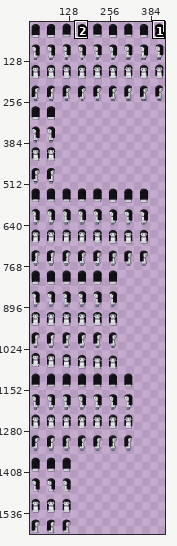
File history of a pixel-art file, hollow-acre/2d/tools/px/ase/ruth.ase. Above, an overview of the earlier version with the close-up marked.
Close-up. Before:
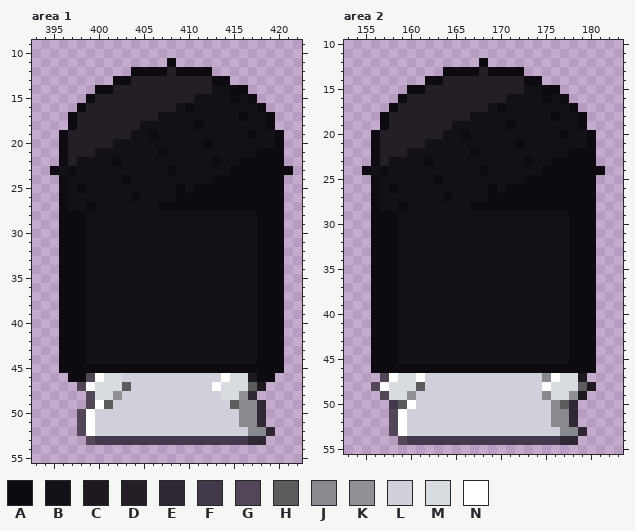
432x1600 pixels, 1 frame. Colours within 5 levels of each other are drawn and written as one. Shown: area 1: x 393..422, y 9..55; area 2: x 153..183, y 10..55. The wide view leaves out empty margins. The commit also changed other parts of the picture, which this record leaves out.
Palette (. is transparent): A #0d0b10  B #141018  C #1d191f  D #241f27  E #2d2832  F #423a4a  G #514756  H #5b5c5e  J #898990  K #8f9194  L #d0d0da  M #d8dce0  N #ffffff
Pixels before, area 1, first column x 395:
11 .............A.............
12 .........AAAADAAAA.........
13 .......AADDDDDDDDDAA.......
14 .....AADDDDDDDDDDDBBAA.....
15 ....ADDDDDDDDDDDBBBBABA....
16 ...ADDDDDDDDDDBABBBBBBBA...
17 ..ADDDDDDDDDBBBBBBBBBABBA..
18 ..ADDDDDDDBBBBBBABBBBBBBA..
19 .ADDDDDDDBBABBBBBBBBBBABBA.
20 .ADDDDDBBBBBBBBBBABBBBBBBA.
21 .ADDDBBBBBBBABBBBBBBBBBAAA.
22 .ADBBBBABBBBBBBBBBABBAAAAA.
23 ABABBBBBBBBBBABBBBBBAAAAAAA
24 .ABBBBBBABBBBBBBBBAAAAAAAA.
25 .ABABBBBBBBBBBABAAAAAAAAAA.
26 .ABBBBBBBABBBBAAAAAAAAAAAA.
27 .ABBABBBBBBBAAAAAAAAAAAAAA.
28 .AAABBBBBBBBBBBBBBBBBBBAAA.
29 .AAABBBBBBBBBBBBBBBBBBBAAA.
30 .AAABBBBBBBBBBBBBBBBBBBAAA.
31 .AAABBBBBBBBBBBBBBBBBBBAAA.
32 .AAABBBBBBBBBBBBBBBBBBBAAA.
33 .AAABBBBBBBBBBBBBBBBBBBAAA.
34 .AAABBBBBBBBBBBBBBBBBBBAAA.
35 .AAABBBBBBBBBBBBBBBBBBBAAA.
36 .AAABBBBBBBBBBBBBBBBBBBAAA.
37 .AAABBBBBBBBBBBBBBBBBBBAAA.
38 .AAABBBBBBBBBBBBBBBBBBBAAA.
39 .AAABBBBBBBBBBBBBBBBBBBAAA.
40 .AAABBBBBBBBBBBBBBBBBBBAAA.
41 .AAABBBBBBBBBBBBBBBBBBBAAA.
42 .AAABBBBBBBBBBBBBBBBBBBAAA.
43 .AAABBBBBBBBBBBBBBBBBBBAAA.
44 .AAABBBBBBBBBBBBBBBBBBBAAA.
45 .AAAAAAAAAAAAAAAAAAAAAAAAA.
46 ..AAGNMMLLLLLLLLLLLNMMCAA..
47 ...GNMMMHLLLLLLLLLNMMMHC...
48 ....GMMKLLLLLLLLLLLMMKE....
49 ....GNHLLLLLLLLLLLLLHJJE...
50 ...GNLLLLLLLLLLLLLLLLJJE...
51 ...GNLLLLLLLLLLLLLLLLJJE...
52 ...GNLLLLLLLLLLLLLLLLLJJE..
53 ....GFFFFFFFFFFFFFFFFFEE...
Pixels before, area 2, first column x 155:
12 .............A.............
13 .........AAAADAAAA.........
14 .......AADDDDDDDDDAA.......
15 .....AADDDDDDDDDDDBBAA.....
16 ....ADDDDDDDDDDDBBBBABA....
17 ...ADDDDDDDDDDBABBBBBBBA...
18 ..ADDDDDDDDDBBBBBBBBBABBA..
19 ..ADDDDDDDBBBBBBABBBBBBBA..
20 .ADDDDDDDBBABBBBBBBBBBABBA.
21 .ADDDDDBBBBBBBBBBABBBBBBBA.
22 .ADDDBBBBBBBABBBBBBBBBBAAA.
23 .ADBBBBABBBBBBBBBBABBAAAAA.
24 ABABBBBBBBBBBABBBBBBAAAAAAA
25 .ABBBBBBABBBBBBBBBAAAAAAAA.
26 .ABABBBBBBBBBBABAAAAAAAAAA.
27 .ABBBBBBBABBBBAAAAAAAAAAAA.
28 .ABBABBBBBBBAAAAAAAAAAAAAA.
29 .AAABBBBBBBBBBBBBBBBBBBAAA.
30 .AAABBBBBBBBBBBBBBBBBBBAAA.
31 .AAABBBBBBBBBBBBBBBBBBBAAA.
32 .AAABBBBBBBBBBBBBBBBBBBAAA.
33 .AAABBBBBBBBBBBBBBBBBBBAAA.
34 .AAABBBBBBBBBBBBBBBBBBBAAA.
35 .AAABBBBBBBBBBBBBBBBBBBAAA.
36 .AAABBBBBBBBBBBBBBBBBBBAAA.
37 .AAABBBBBBBBBBBBBBBBBBBAAA.
38 .AAABBBBBBBBBBBBBBBBBBBAAA.
39 .AAABBBBBBBBBBBBBBBBBBBAAA.
40 .AAABBBBBBBBBBBBBBBBBBBAAA.
41 .AAABBBBBBBBBBBBBBBBBBBAAA.
42 .AAABBBBBBBBBBBBBBBBBBBAAA.
43 .AAABBBBBBBBBBBBBBBBBBBAAA.
44 .AAABBBBBBBBBBBBBBBBBBBAAA.
45 .AAABBBBBBBBBBBBBBBBBBBAAA.
46 .AAAAAAAAAAAAAAAAAAAAAAAAA.
47 ..GNMMNLLLLLLLLLLLLLJNMMC..
48 .GNMMMHLLLLLLLLLLLLLNMMMHC.
49 ..GMMKLLLLLLLLLLLLLLJMMKC..
50 ...FHNLLLLLLLLLLLLLLLJHE...
51 ...GNLLLLLLLLLLLLLLLLJJE...
52 ...GNLLLLLLLLLLLLLLLLJJE...
53 ...GNLLLLLLLLLLLLLLLLLJJE..
54 ....GFFFFFFFFFFFFFFFFFEE...
The result:
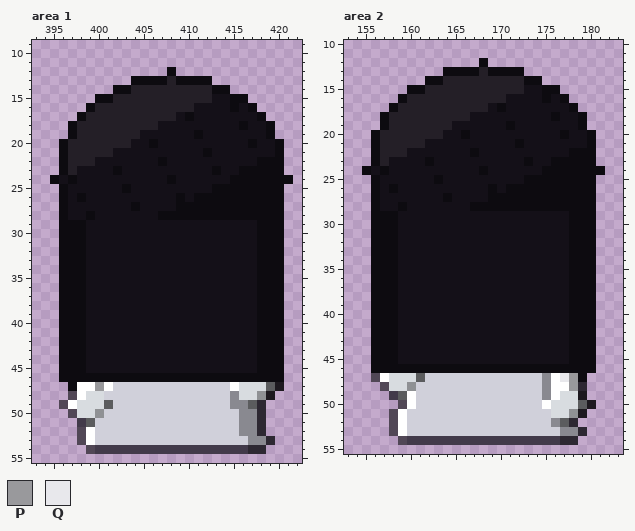
Colours new in this view: P #99999c  Q #e8e8ec
Changes in this commit:
Area 1, layer "sheet":
y 11: x 408 A -> .
y 12: x 404..412 AAAADAAAA -> ....A....
y 13: x 402..407 AADDDD -> ..AAAA; x 409..414 DDDDAA -> AAAA..
y 14: x 400..403 AADD -> ..AA; x 413..416 BBAA -> AA..
y 15: x 399..401 ADD -> .AA; x 411..412 BB -> DD; x 416..417 BA -> A.
y 16: x 398..399 AD -> .A; x 409..410 BA -> DD; x 415 B -> A; x 417..418 BA -> A.
y 17: x 397..398 AD -> .A; x 407..408 BB -> DD; x 410 B -> A; x 416 A -> B; x 418..419 BA -> A.
y 18: x 405..406 BB -> DD; x 411 A -> B; x 416 B -> A
y 19: x 396..397 AD -> .A; x 404 B -> D; x 406 A -> B; x 411 B -> A; x 417 A -> B; x 419..420 BA -> A.
y 20: x 402..403 BB -> DD; x 406 B -> A; x 412 A -> B; x 417 B -> A
y 21: x 400..401 BB -> DD; x 407 A -> B; x 412 B -> A; x 418..419 AA -> BB
y 22: x 398..399 BB -> DD; x 402 A -> B; x 407 B -> A; x 413 A -> B; x 416..417 AA -> BB
y 23: x 395..397 ABA -> .AD; x 402 B -> A; x 408 A -> B; x 413 B -> A; x 415 A -> B; x 421 A -> .
y 24: x 395..397 .AB -> ABA; x 403 A -> B; x 408 B -> A; x 413..414 AA -> BB; x 421 . -> A
y 25: x 398 A -> B; x 403 B -> A; x 409 A -> B; x 411..412 AA -> BB
y 26: x 398 B -> A; x 404 A -> B; x 410 A -> B
y 27: x 399 A -> B; x 404 B -> A; x 407..408 AA -> BB
y 28: x 397..399 AAB -> BBA; x 407..417 BBBBBBBBBBB -> AAAAAAAAAAA
y 45: x 399..417 AAAAAAAAAAAAAAAAAAA -> BBBBBBBBBBBBBBBBBBB
y 46: x 396 . -> A; x 399..417 GNMMLLLLLLLLLLLNMMC -> AAAAAAAAAAAAAAAAAAA; x 420 . -> A
y 47: x 397..398 .G -> AN; x 400..403 MMMH -> PNLL; x 413..415 NMM -> LLN; x 417..420 HC.. -> MMHC
y 48: x 397..399 ..G -> GNM; x 401..402 MK -> LL; x 414..419 MMKE.. -> LJMMKC
y 49: x 396..400 ...GN -> GNMMM; x 415 H -> J; x 417 J -> H
y 50: x 397..400 .GNL -> GMMK
y 51: x 398..399 GN -> FH
y 52: x 416 L -> J; x 418..419 JE -> E.
y 53: x 398..419 .GFFFFFFFFFFFFFFFFFEE. -> GNLLLLLLLLLLLLLLLLLJJE
y 54: x 399..418 .................... -> GFFFFFFFFFFFFFFFFFEE
Area 2, layer "sheet":
y 47: x 156..158 .GN -> GNM; x 161 N -> H; x 177..179 MMC -> QPA
y 48: x 156..157 GN -> .G; x 160..161 MH -> KL; x 175..180 NMMMHC -> JNNPE.
y 49: x 157..160 GMMK -> .FHN; x 176 M -> N; x 178 K -> M
y 50: x 158..159 FH -> .G; x 175..180 LJHE.. -> NMMMHC
y 51: x 176..179 JJE. -> MMKC
y 52: x 177 J -> H
Where, in picture pixels (left, top, right, bottom), the same in both close-ups:
changed: (50, 58, 293, 220)
changed: (59, 364, 284, 454)
changed: (371, 373, 425, 409)
changed: (542, 373, 596, 427)
